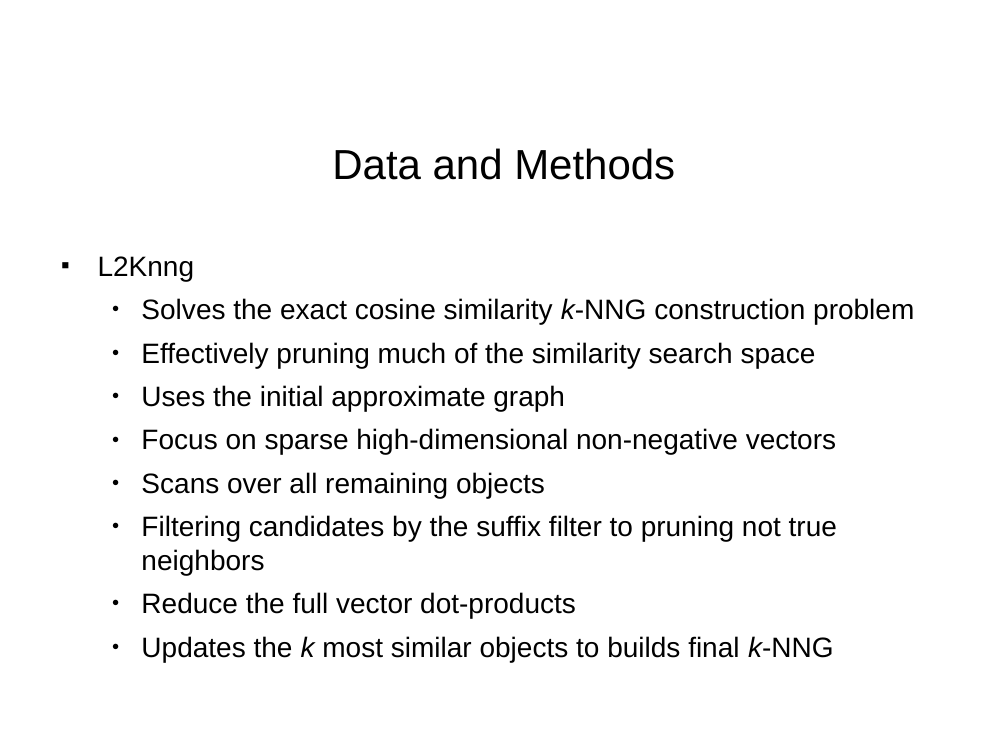
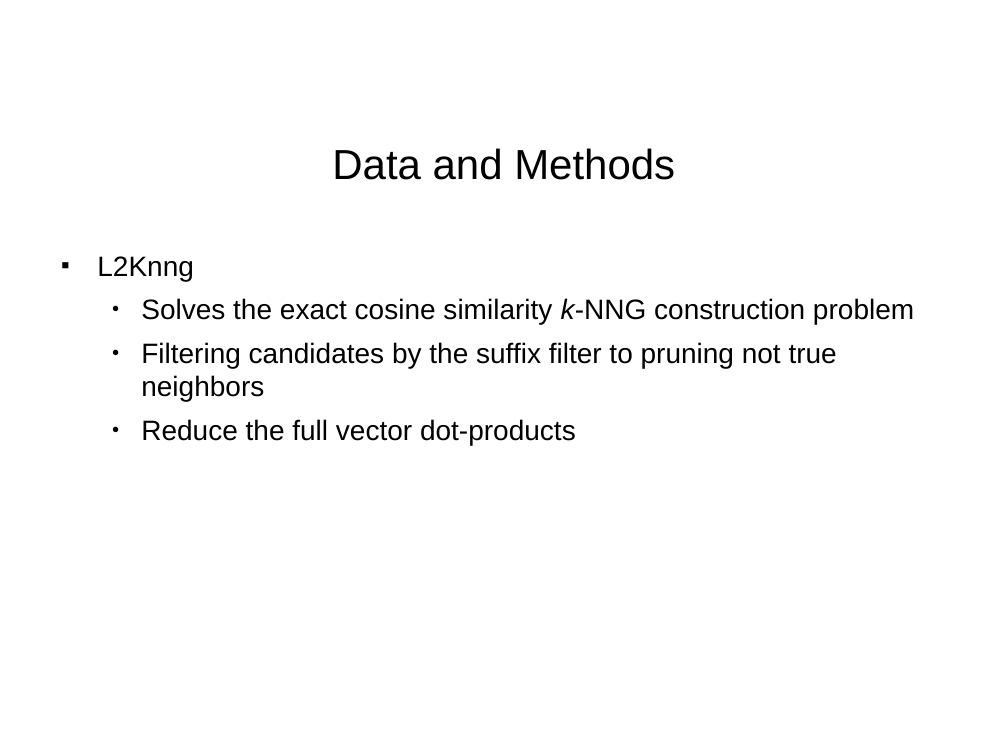
Before and after one commit to paulohq/apresentacao-L2KNNG, a slide deck: slide 12 of apresentacao-L2KNNG.ppt. Drawn at 1008x756 pixels with LibreOffice and Linux fonts; fonts in the diff are those of the drawing; background and template pictures are left out. Boxes give left, top, right and bottom in pixels: in the first picture for what was removed or moved away, otherwise in the second. Text is boxed around its words. In the diff, an @@ line names an element or a change of style, - is before the commit and + after.

```diff
--- a/apresentacao-L2KNNG.ppt
+++ b/apresentacao-L2KNNG.ppt
@@ text at [141,342,836,498]: paragraphs removed @@
-  ● Effectively pruning much of the similarity search space
-  ● Uses the initial approximate graph
-  ● Focus on sparse high-dimensional non-negative vectors
-  ● Scans over all remaining objects
@@ text at [141,636,834,662]: paragraph removed @@
-  ● Updates the k most similar objects to builds final k-NNG
```
Also in this commit, not shown: 14 other slides changed, 1 slide added, 1 slide removed, 2 other files.
